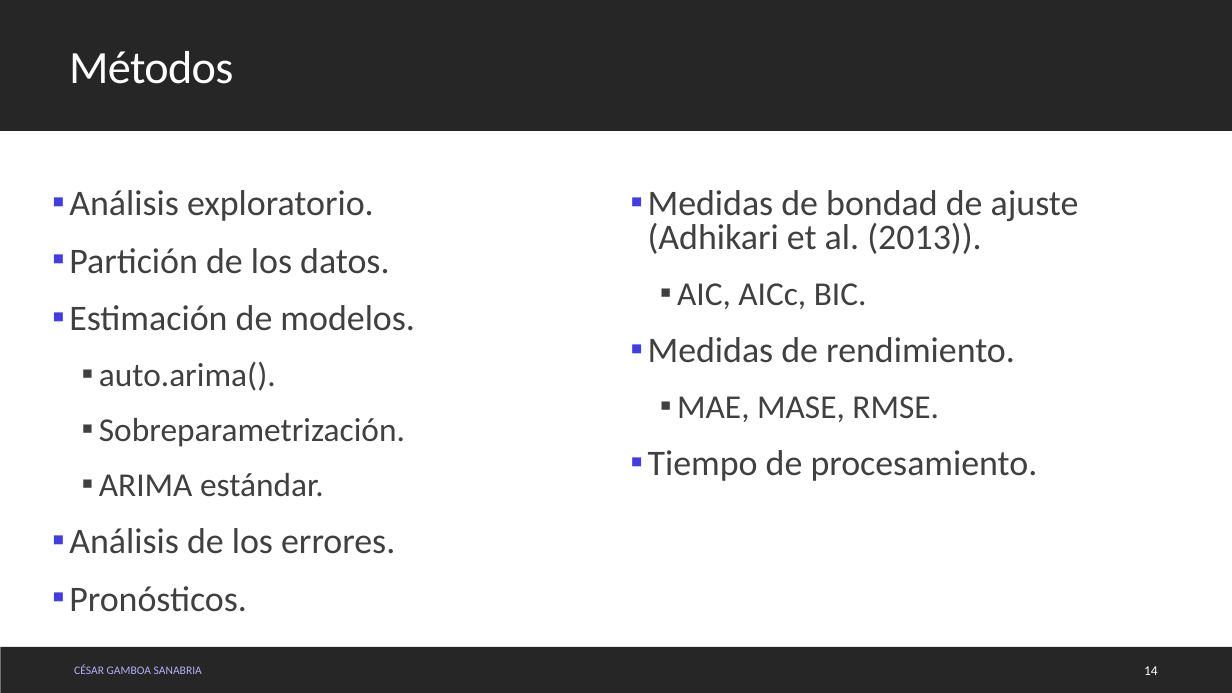
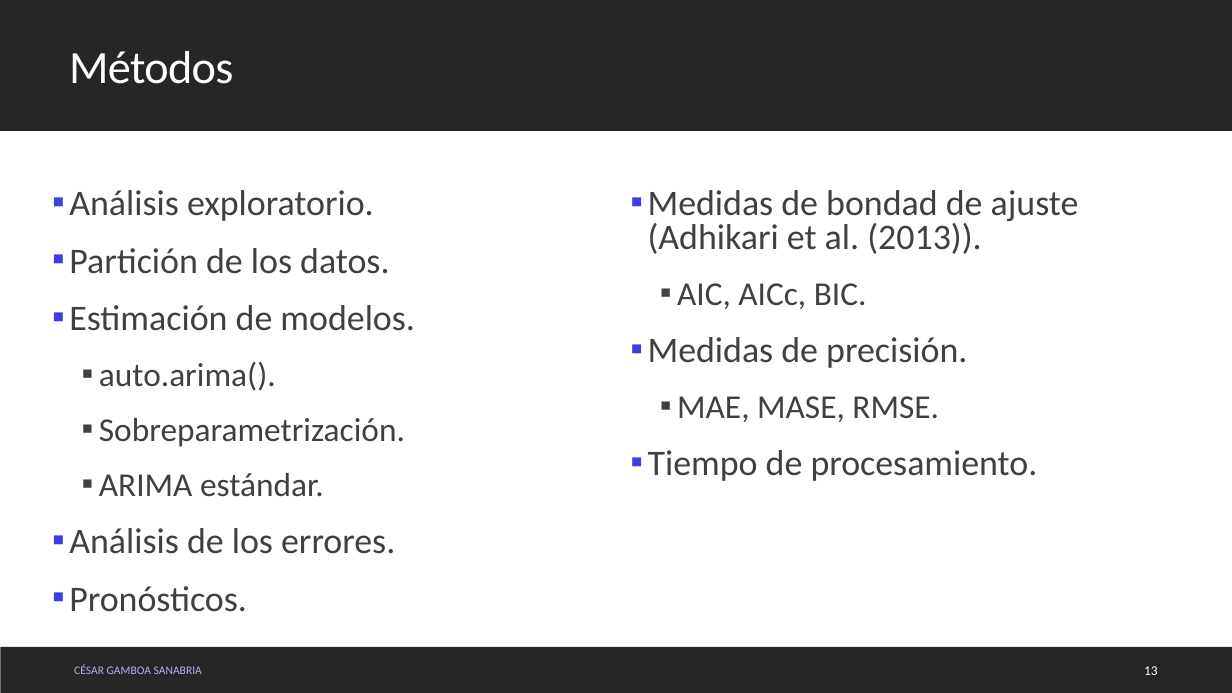
Before and after one commit to cgamboasanabria/Tesis, a slide deck: slide 13 of Products/Static_Documents/Examen de candidatura/Presentación.pptx (slide 14 before the commit). Drawn at 1232x693 pixels with LibreOffice and Linux fonts; fonts in the diff are those of the drawing; background and template pictures are left out. Boxes give left, top, right and bottom in pixels: in the first picture for what was removed or moved away, otherwise in the second. Text is boxed around its words. In the diff, an @@ line names an element or a change of style, - is before the commit and + after.

```diff
--- a/Products/Static_Documents/Examen de candidatura/Presentación.pptx
+++ b/Products/Static_Documents/Examen de candidatura/Presentación.pptx
@@ text at <box>648,337,967,368</box>: text changed @@
-▪ Medidas de rendimiento.
+▪ Medidas de precisión.
@@ page number at <box>1144,666,1158,675</box>: text changed @@
-14
+13
```
Also in this commit, not shown: 3 other slides changed, 1 slide added, 1 slide removed, 6 other files.
